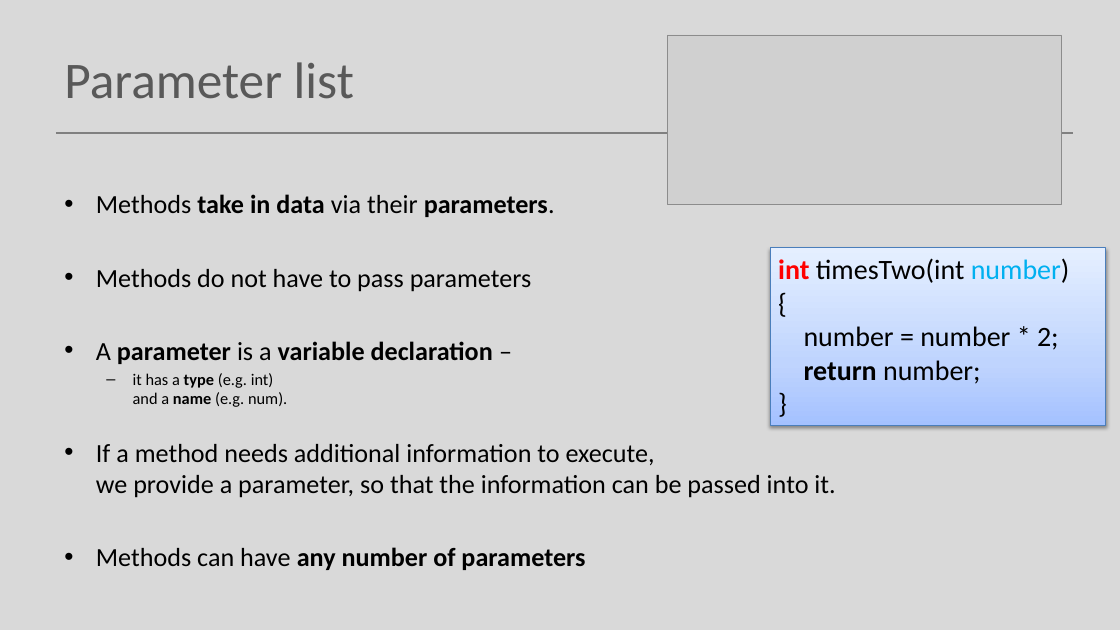
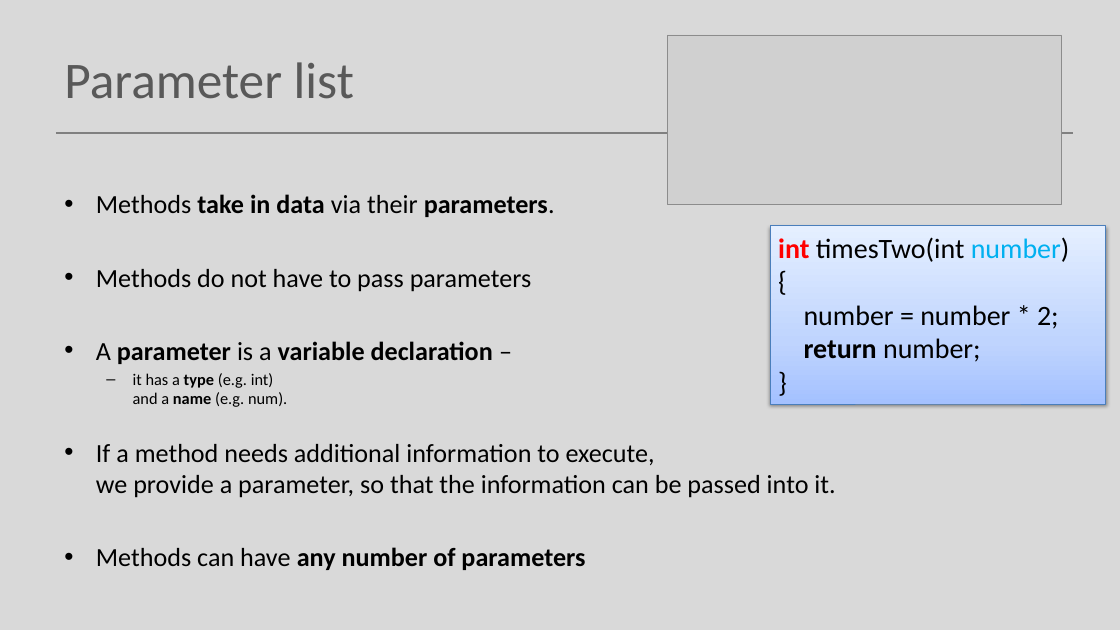
Before and after one commit to Programming-Fundamentals-SETU/prog-fund-1-sept-25, a slide deck: slide 4 of topic07-methods/unit-1/talk-5-more-on-methods/e-more-on-methods.pptx. Drawn at 1120x630 pixels with LibreOffice and Linux fonts; fonts in the diff are those of the drawing; grey boxes stand for pictures. Boxes give left, top, right and bottom in pixels: in the first picture for what was removed or moved away, otherwise in the second. Text is boxed around its words. In the diff, an @@ line names an element or a change of style, - is before the commit and + after.

```diff
--- a/topic07-methods/unit-1/talk-5-more-on-methods/e-more-on-methods.pptx
+++ b/topic07-methods/unit-1/talk-5-more-on-methods/e-more-on-methods.pptx
@@ rectangle "int timesTwo(int number)": place and size @@
-rectangle "int timesTwo(int number)" at [770,248,1107,426]
+rectangle "int timesTwo(int number)" at [770,226,1107,404]
```
Also in this commit, not shown: 1 other slide changed, 43 other files.
